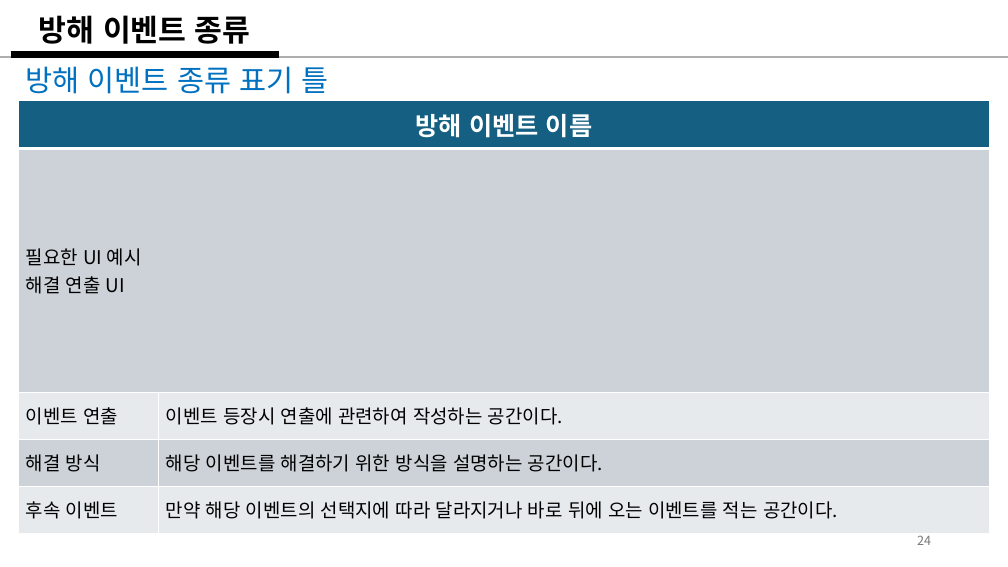
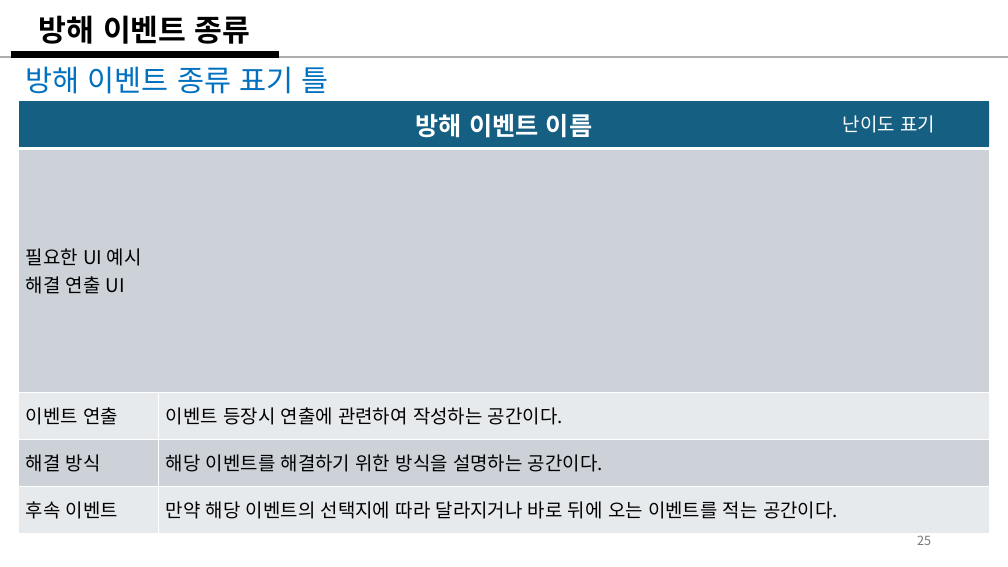
Before and after one commit to weariness00/Mandle_10Minute_Game, a slide deck: slide 25 of document/Please Leave me alone!.pptx (slide 24 before the commit). Drawn at 1008x567 pixels with LibreOffice and Linux fonts; fonts in the diff are those of the drawing. Boxes give left, top, right and bottom in pixels: in the first picture for what was removed or moved away, otherwise in the second. Text is boxed around its words. In the diff, an @@ line names an element or a change of style, - is before the commit and + after.

Commit message:
20250203_기획_update
- 방해 이벤트 상세 기획서

```diff
--- a/document/Please Leave me alone!.pptx
+++ b/document/Please Leave me alone!.pptx
@@ rectangle added at box(789, 103, 989, 146), fill #156082, 18 pt, text #FFFFFF @@
+난이도 표기
@@ page number at box(917, 535, 931, 545): text changed @@
-24
+25
```
Also in this commit, not shown: 3 other slides changed, 3 slides added, 1 other file.
